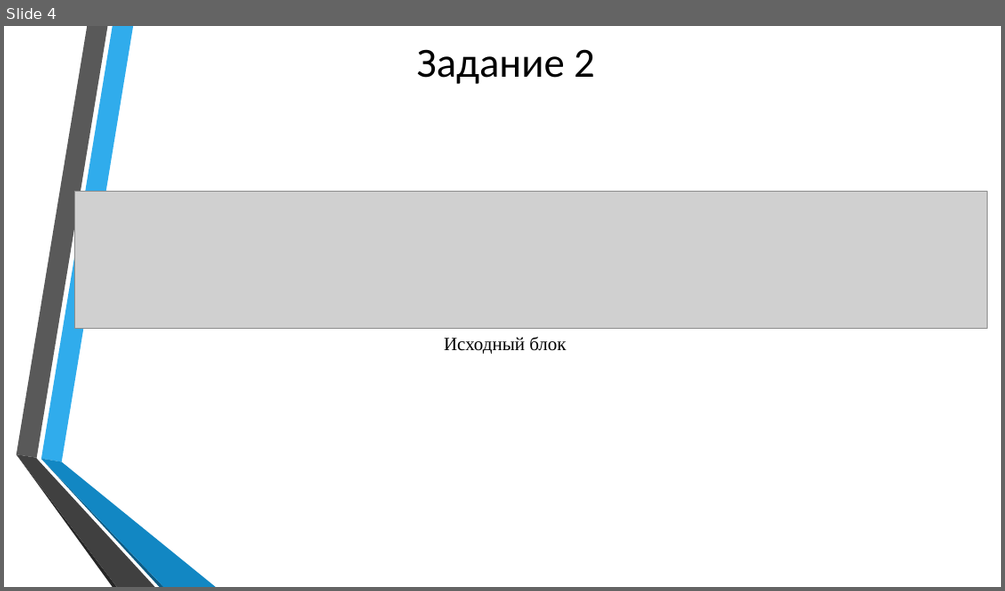
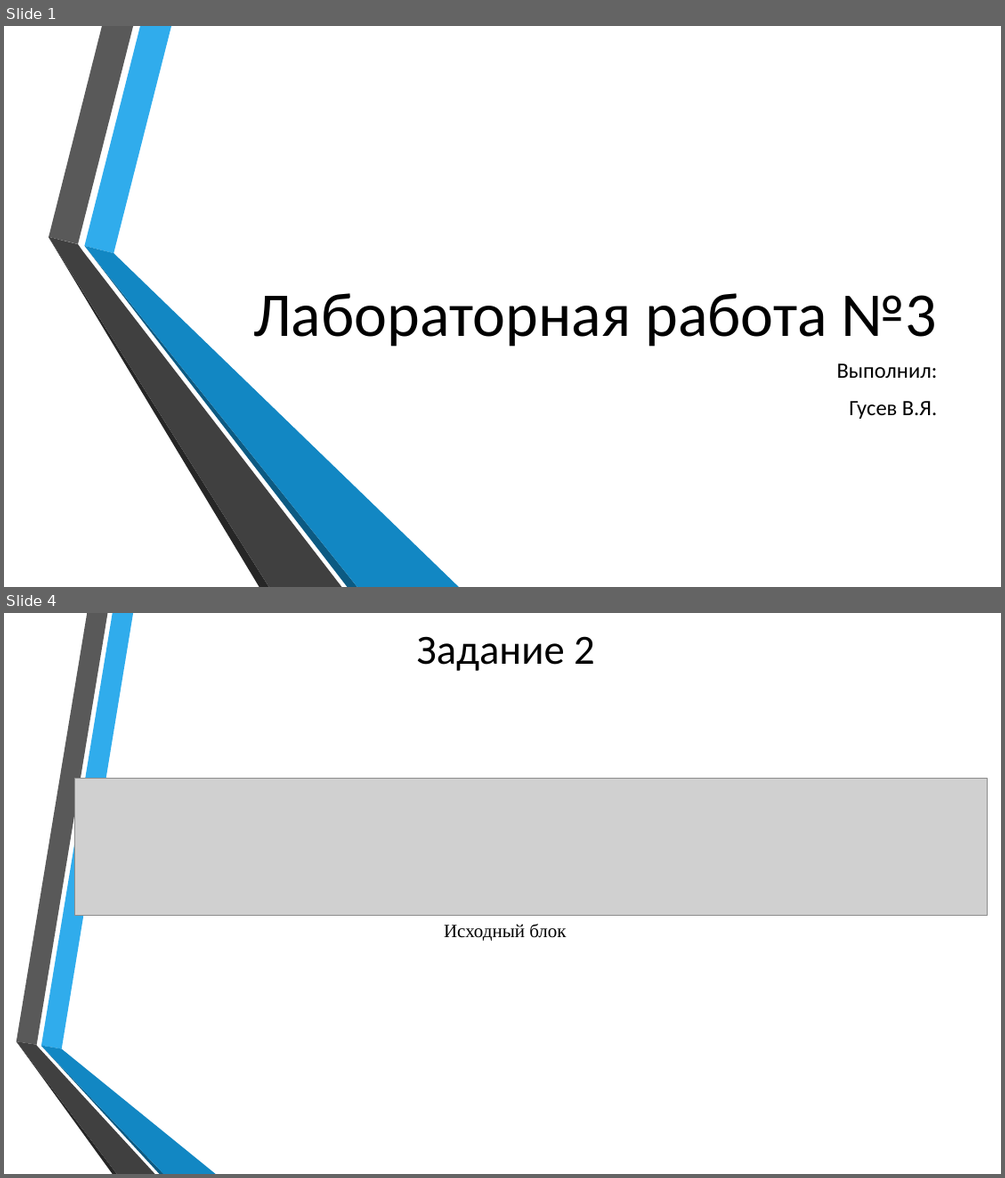
Before and after one commit to snoopdoggy322/magistr, a slide deck: дизайн/3.pptx. Shown one above the other, each under a label of ours: slide 4 before the commit, slides 1 and 4 after it; the slides between them are not shown. The pictures are 1005x591 and 1005x1178 pixels, drawn with LibreOffice and Linux fonts; fonts in the diff are those of the drawing; grey boxes stand for pictures; background and template pictures are left out. Boxes give left, top, right and bottom in pixels: in the first picture for what was removed or moved away, otherwise in the second. Text is boxed around its words. In the diff, an @@ line names an element or a change of style, - is before the commit and + after.

```diff
--- a/дизайн/3.pptx
+++ b/дизайн/3.pptx
@@ slide 1 added at [4, 26, 1001, 587], background picture (left out) @@
@@ group added at [48, 26, 460, 587]: 6 freeform shapes @@
@@ title added at [253, 293, 937, 346], 60 pt, text #000000 @@
+Лабораторная работа №3
@@ subtitle added at [837, 363, 938, 418], 21 pt, text #000000 @@
+Выполнил:
+Гусев В.Я.
```
Also in this commit, not shown: 3 slides changed, 1 slide removed, 2 other files.
